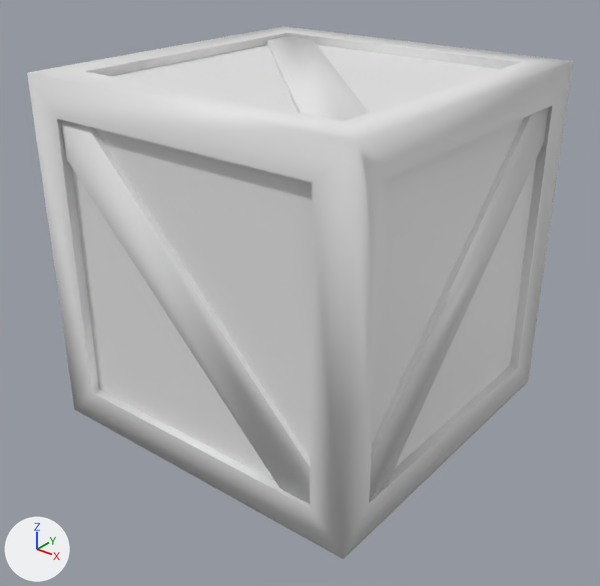
A saved change to the FBX model CorridorGeodesic/Assets/Resources/Models/LizsSuperAmazingEnvironmentPropPack/Crate.fbx.
Camera for both pictures: a 50 mm lens placed at (2.69, -3.44, 1.82), pointed at (0.04, -0.12, -0.24). Every picture has the same lights, and +X, +Y and +Z are marked at lower left. The older version comes first. Where no turn or scale is listed for an object, it has been applied to the vertices.

The first picture shows 'Crate', 'Support.001'.
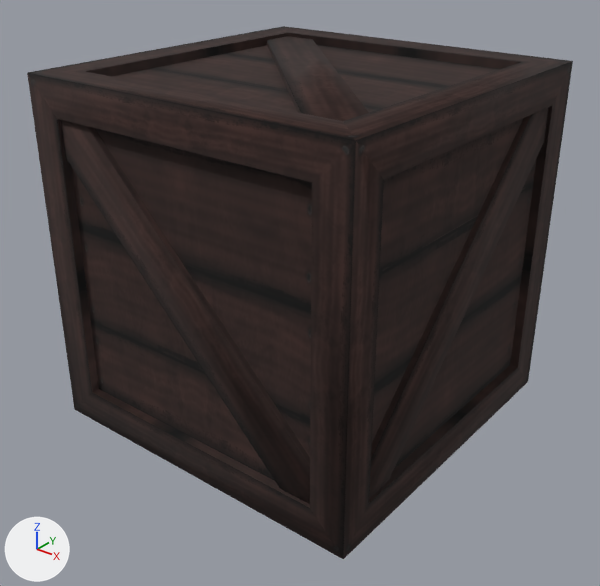
The change, as a list of edits to the scene's bpy script:
```text
Add img_woodplanks_color_png:
    img_woodplanks_color_png = load_image('woodPlanks_color.png', '../../Materials/LizsMaterialPack/WoodPlanks/woodPlanks_color.png', 1024, 1024, 'sRGB')
Add mat_material_001:
    mat_material_001 = principled_material('Material.001')
    mat_material_001.texture = img_woodplanks_color_png
    mat_material_001.roughness = 1.0
Add mat_material_002:
    mat_material_002 = principled_material('Material.002')
    mat_material_002.texture = img_woodplanks_color_png
    mat_material_002.roughness = 1.0
Change me_cube:
    where me_cube.from_pydata(...)  # 56 vertices, 54 faces; spans x -1.0..1.0, y -1.0..1.0, z -1.0..1.0
    remove me_cube.materials.append(mat_material)  # white #e7e7e7
    add me_cube.materials.append(mat_material_001)  # picture img_woodplanks_color_png
Change me_cube_019:
    where me_cube_019.from_pydata(...)  # 72 vertices, 48 faces; spans x -0.98..0.98, y -0.98..0.98, z -0.98..0.98
    add me_cube_019.materials.append(mat_material_002)  # picture img_woodplanks_color_png
```

Pixel boxes (x1, y1, x2, y2) of what changed, in the pictures (600 x 586 px):
'Crate', recoloured (darker): (27, 26, 573, 559) in both
'Support.001', recoloured: (61, 36, 548, 504) in both
